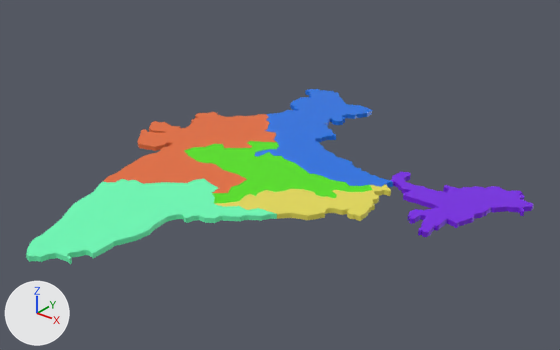
The glTF model frontend/chat/public/PLAIN.glb as it was, and as the next commit left it.
Before and after are seen from a camera (50 mm lens) standing at (4.84, -5.37, 3.9) and looking at (0.59, -0.06, 0.61). The lights are fixed; the arrows at lower left show +X, +Y and +Z. Where no turn or scale is listed for an object, it has been applied to the vertices. Vertices at the same position are counted once.

In view in the first picture: '1', '2', '3', '4', '5', '6'.
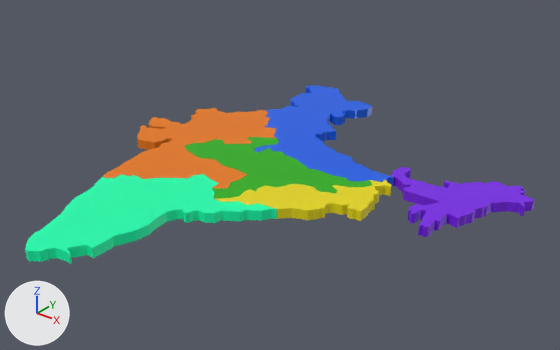
Changed parts and their boxes [x1, y1, x2, y2] in the pictures (560 x 350 px):
'5', recoloured, reshaped: before [26, 179, 277, 265]; after [25, 174, 277, 265]
'2', recoloured, reshaped: before [103, 112, 276, 193]; after [102, 108, 276, 188]
'1', recoloured, reshaped: before [255, 89, 393, 187]; after [255, 85, 393, 187]
'3', recoloured, reshaped: before [184, 141, 372, 204]; after [184, 137, 372, 199]
'6', reshaped (8% taller): before [391, 172, 534, 237]; after [391, 167, 535, 237]
'4', recoloured, reshaped (11% taller): before [215, 184, 391, 221]; after [216, 180, 392, 221]
part 1 of me_mesh_002, added (blue): after [255, 85, 393, 182]
part 2 of me_mesh_003, added (orange): after [102, 108, 276, 188]
part 4 of me_mesh_005, added (yellow): after [216, 180, 392, 216]
part 5 of me_mesh_006, built on: before [26, 179, 276, 259]; after [25, 174, 277, 259]
part 6 of me_mesh_007, added: after [391, 167, 535, 232]

Diff of the bpy script that builds the scene:
```diff
--- a/frontend/chat/public/PLAIN.glb.py
+++ b/frontend/chat/public/PLAIN.glb.py
@@ mat_5 @@
 mat_5 = principled_material('5')
-mat_5.base_color = (0.00615, 0.172, 0.8)  # blue #1273e7
+mat_5.base_color = (0.0, 0.109, 0.8)  # blue #005de7
 mat_5.roughness = 0.4
@@ mat_3 @@
 mat_3 = principled_material('3')
-mat_3.base_color = (0.8, 0.156, 0.0428)  # orange #e76e3a
+mat_3.base_color = (0.8, 0.19, 0.0)  # orange #e77900
@@ mat_4 @@
 mat_4 = principled_material('4')
-mat_4.base_color = (0.0901, 0.8, 0.0)  # green #55e700
+mat_4.base_color = (0.0196, 0.426, 0.0)  # green #26af00
@@ mat_2 @@
 mat_2 = principled_material('2')
-mat_2.base_color = (0.8, 0.721, 0.0996)  # yellow #e7dd59
+mat_2.base_color = (0.8, 0.687, 0.0)  # yellow #e7d800
@@ mat_1 @@
 mat_1 = principled_material('1')
-mat_1.base_color = (0.157, 1.0, 0.489)  # green #6effba
+mat_1.base_color = (0.0, 1.0, 0.427)  # green #00ffaf
@@ me_mesh_002 @@
-me_mesh_002.from_pydata(...)  # 440 vertices, 876 faces; spans x -0.87..1.35, y -0.94..1.16, z -0.03..0.03
+me_mesh_002.from_pydata(...)  # 660 vertices, 1316 faces; spans x -0.87..1.35, y -0.94..1.16, z -0.03..0.08
+# me_mesh_002 part 1: 220 vertices added at x -0.87..1.35, y -0.94..1.16, z 0.07..0.08
 me_mesh_002.materials.append(mat_5)
@@ me_mesh_003 @@
-me_mesh_003.from_pydata(...)  # 338 vertices, 672 faces; spans x -0.87..0.99, y -1.19..1.14, z -0.03..0.03
+me_mesh_003.from_pydata(...)  # 507 vertices, 1010 faces; spans x -0.87..0.99, y -1.19..1.14, z -0.03..0.08
+# me_mesh_003 part 2: 169 vertices added at x -0.87..0.99, y -1.19..1.14, z 0.07..0.08
 me_mesh_003.materials.append(mat_3)
@@ me_mesh_004 @@
-me_mesh_004.from_pydata(...)  # 142 vertices, 280 faces; spans x -0.95..1.09, y -0.82..0.62, z -0.03..0.03
+me_mesh_004.from_pydata(...)  # 213 vertices, 422 faces; spans x -0.95..1.09, y -0.82..0.62, z -0.03..0.08
+# me_mesh_004 part 3
+# 69 faces are deleted
+# 2 vertices are added at (-0.14, -0.23, 0.07), (-0.23, 0.56, 0.08)
+# 69 new vertices lie (0.0, 0.0, 0.05) away from vertices in x -0.95..1.09, y -0.82..0.62, z 0.02..0.03
+# 211 new faces join them
 me_mesh_004.materials.append(mat_4)
@@ me_mesh_005 @@
-me_mesh_005.from_pydata(...)  # 196 vertices, 388 faces; spans x -0.661..0.526, y -0.595..0.714, z -0.027..0.028
+me_mesh_005.from_pydata(...)  # 294 vertices, 584 faces; spans x -0.661..0.526, y -0.596..0.714, z -0.027..0.078
+# me_mesh_005 part 4: 98 vertices added at x -0.661..0.526, y -0.596..0.714, z 0.073..0.078
 me_mesh_005.materials.append(mat_2)
@@ me_mesh_006 @@
-me_mesh_006.from_pydata(...)  # 170 vertices, 336 faces; spans x -0.7..1.03, y -1.06..0.86, z -0.03..0.03
+me_mesh_006.from_pydata(...)  # 255 vertices, 506 faces; spans x -0.7..1.03, y -1.06..0.86, z -0.03..0.08
+# me_mesh_006 part 5
+# 83 faces are deleted
+# 4 vertices are added at (0.38, 0.22, 0.07), (0.27, -0.71, 0.07), (-0.67, 0.15, 0.08), (-0.48, -0.38, 0.08)
+# 81 new vertices lie (0.0, 0.0, 0.05) away from vertices in x -0.7..1.03, y -1.06..0.86, z 0.02..0.03
+# 253 new faces join them
 me_mesh_006.materials.append(mat_1)
@@ me_mesh_007 @@
-me_mesh_007.from_pydata(...)  # 496 vertices, 988 faces; spans x -0.655..0.668, y -0.662..0.59, z -0.029..0.029
+me_mesh_007.from_pydata(...)  # 744 vertices, 1484 faces; spans x -0.655..0.668, y -0.662..0.59, z -0.029..0.079
+# me_mesh_007 part 6: 248 vertices added at x -0.654..0.668, y -0.662..0.589, z 0.071..0.079
 me_mesh_007.materials.append(mat_6)
```
